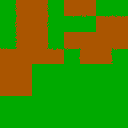
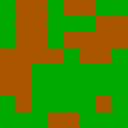
Layered file, before and after one edit (w=128, h=128). Changes by layer:
painted on "Background" over [15, 96, 113, 128]
